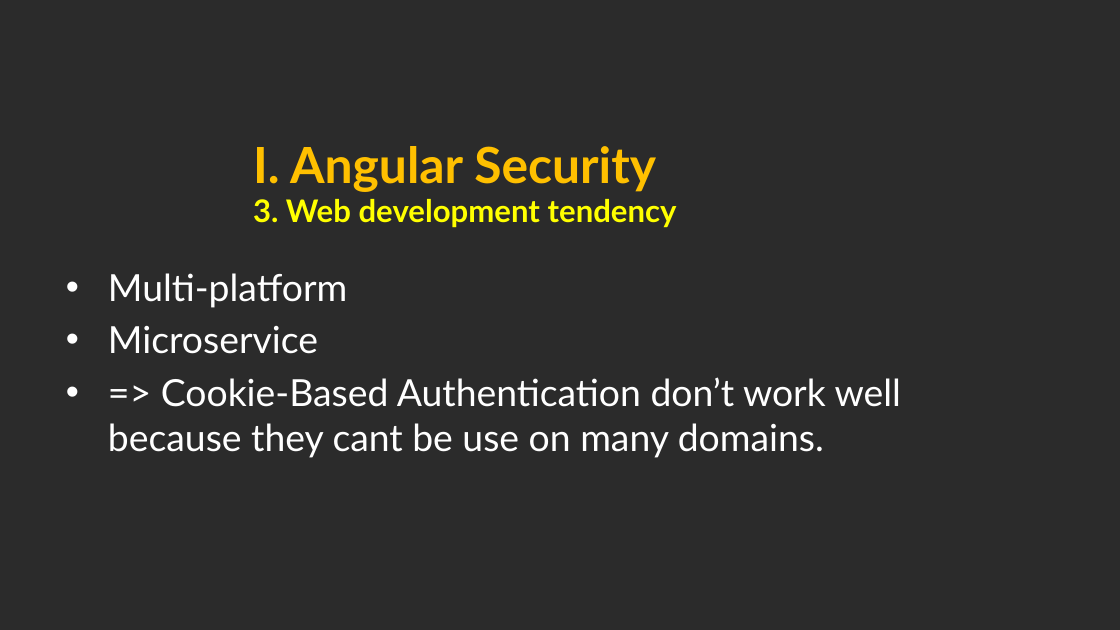
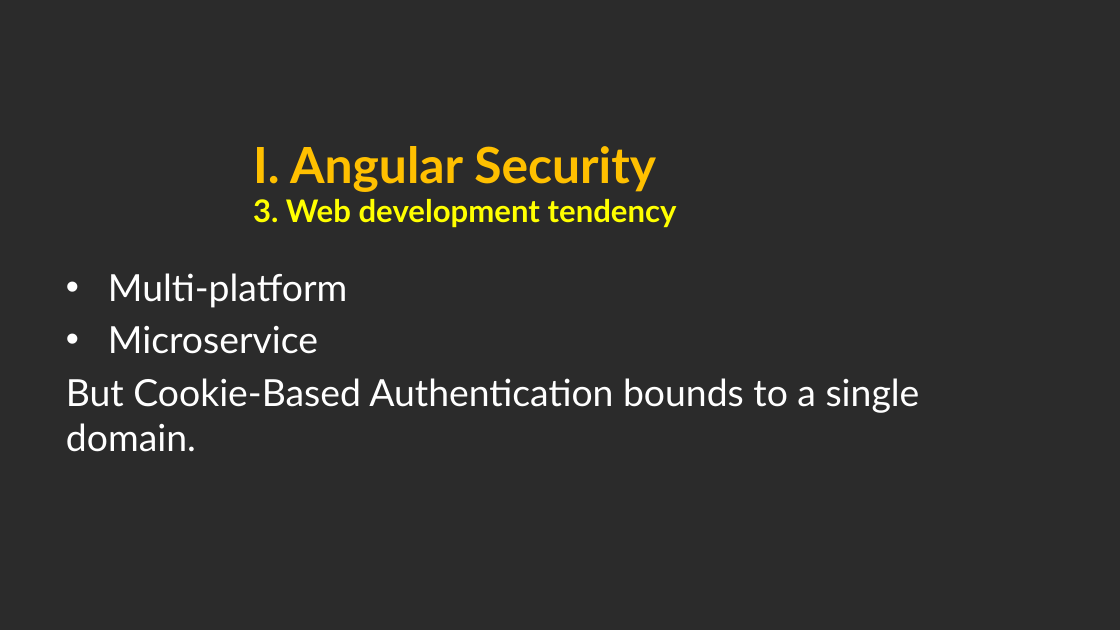
Before and after one commit to hoangmyit/Angular-NetCoreAuthenticationWithJWT, a slide deck: slide 9 of 1. Documents/AngularSecurity.pptx. Drawn at 1120x630 pixels with LibreOffice and Linux fonts; fonts in the diff are those of the drawing; background and template pictures are left out; a plain dark background stands for a picture behind light text. Boxes give left, top, right and bottom in pixels: in the first picture for what was removed or moved away, otherwise in the second. Text is boxed around its words. In the diff, an @@ line names an element or a change of style, - is before the commit and + after.

```diff
--- a/1. Documents/AngularSecurity.pptx
+++ b/1. Documents/AngularSecurity.pptx
@@ text at bbox=[66, 378, 920, 452]: text changed @@
-• => Cookie-Based Authentication don’t work well because they cant be use on many domains.
+But Cookie-Based Authentication bounds to a single domain.
```
Also in this commit, not shown: 2 other slides changed.
